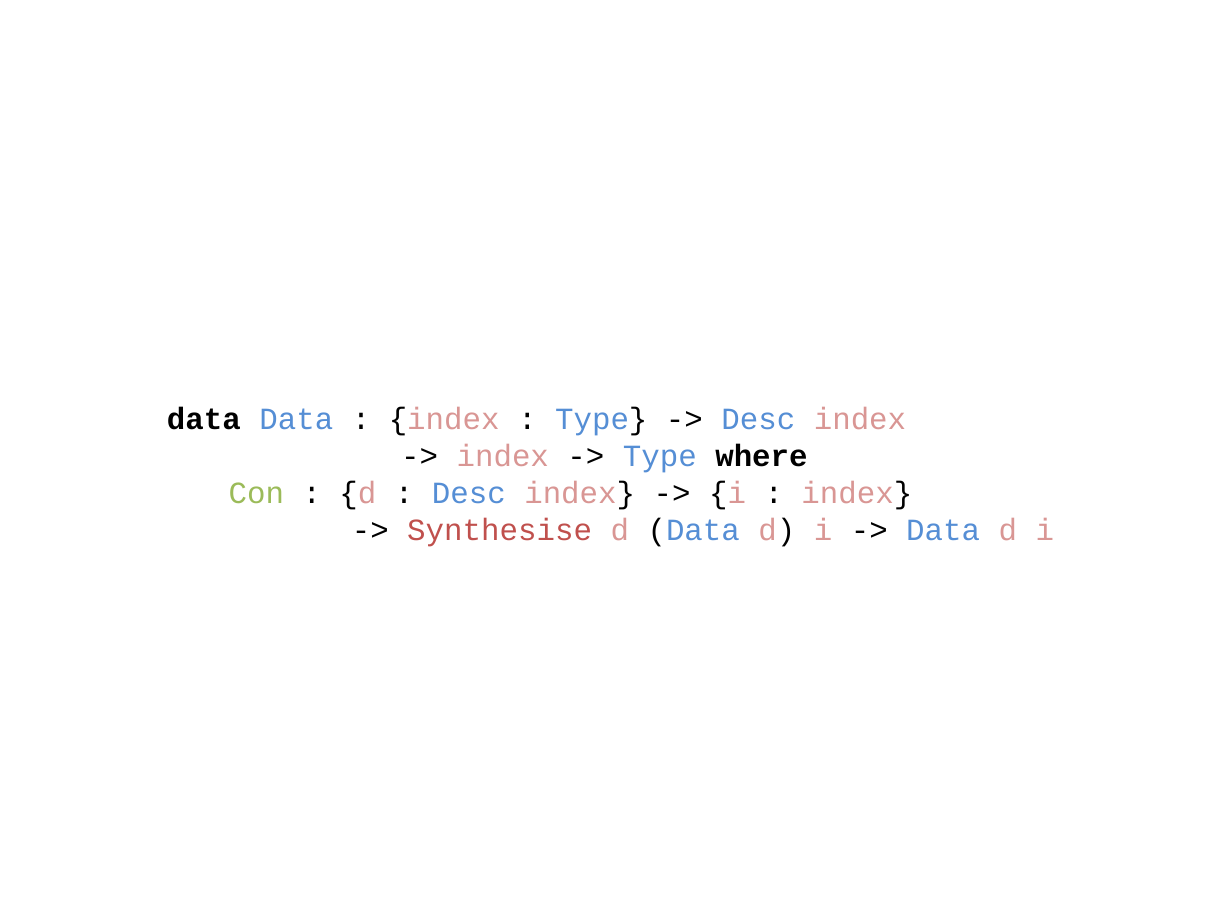
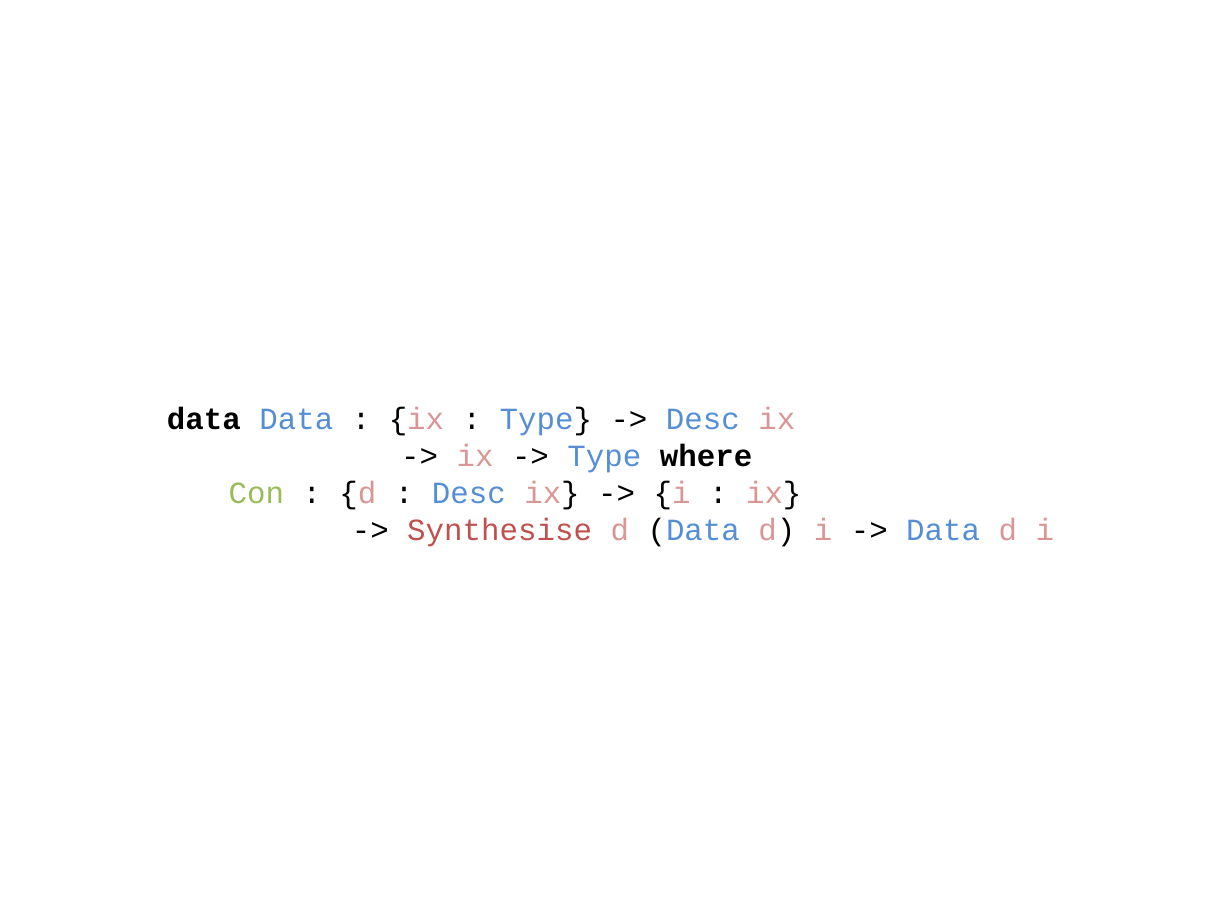
Before and after one commit to ahmadsalim/MSc-Thesis, a slide deck: slide 1 of Figures/TyingTheSynthesisKnot.pptx. Drawn at 1232x924 pixels with LibreOffice and Linux fonts; fonts in the diff are those of the drawing. Boxes give left, top, right and bottom in pixels: in the first picture for what was removed or moved away, otherwise in the second. Text is boxed around its words. In the diff, an @@ line names an element or a change of style, - is before the commit and + after.

```diff
--- a/Figures/TyingTheSynthesisKnot.pptx
+++ b/Figures/TyingTheSynthesisKnot.pptx
@@ text at (167, 407, 801, 510): text changed @@
-data Data : {index : Type} -> Desc index
--> index -> Type where
-Con : {d : Desc index} -> {i : index}
+data Data : {ix : Type} -> Desc ix
+-> ix -> Type where
+Con : {d : Desc ix} -> {i : ix}
```
Also in this commit, not shown: 52 other files.
